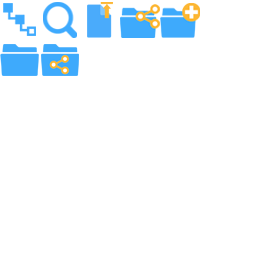
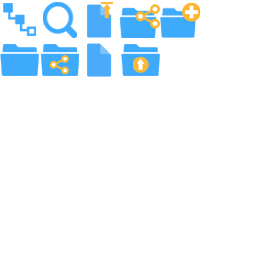
Layered file, before and after one edit (w=280, h=280). Changes by layer:
added layer "parentFolder" above "Folder" over [121, 44, 160, 76]
added layer "file" above "uploadFile" over [87, 43, 112, 77]
